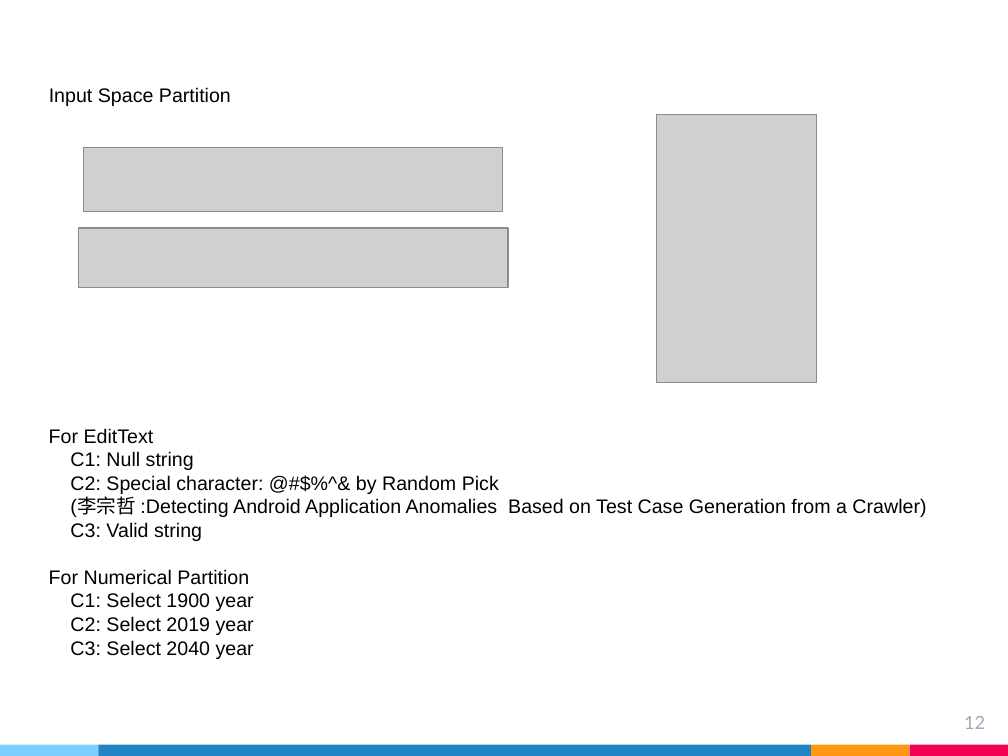
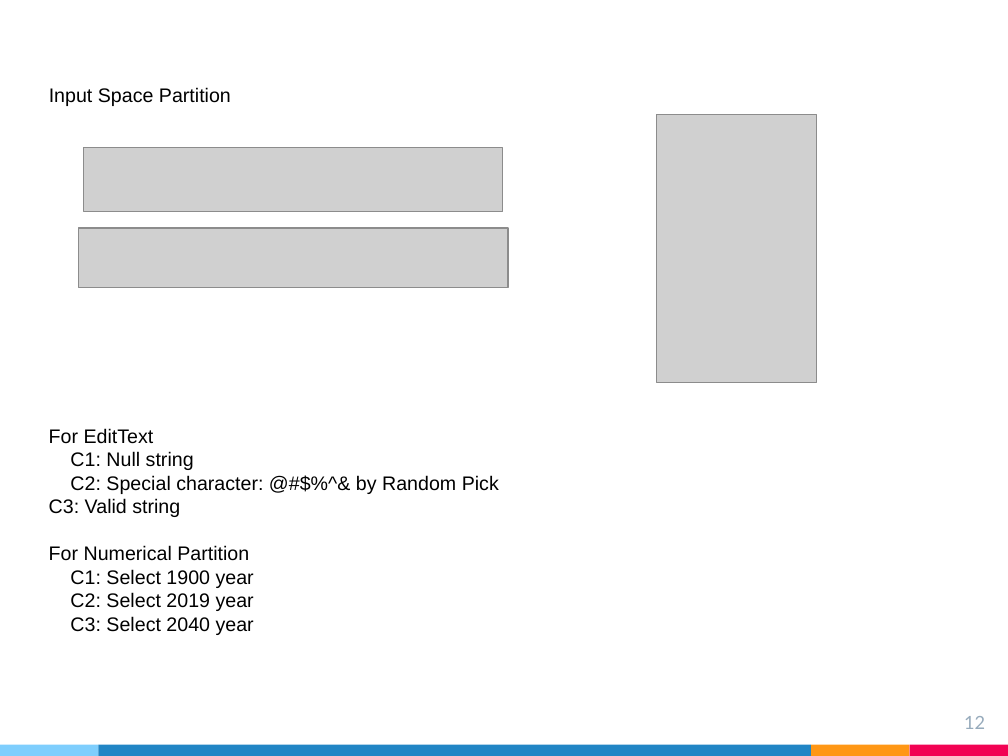
Before and after one commit to likesm0887/STV-Project, a slide deck: slide 12 of Document/軟體測試期末簡報.pptx. Drawn at 1008x756 pixels with LibreOffice and Linux fonts; fonts in the diff are those of the drawing; grey boxes stand for pictures. Boxes give left, top, right and bottom in pixels: in the first picture for what was removed or moved away, otherwise in the second. Text is boxed around its words. In the diff, an @@ line names an element or a change of style, - is before the commit and + after.

```diff
--- a/Document/軟體測試期末簡報.pptx
+++ b/Document/軟體測試期末簡報.pptx
@@ text at [70, 498, 926, 517]: paragraph removed @@
-    (李宗哲 :Detecting Android Application Anomalies Based on Test Case Generation from a Crawler)
```
Also in this commit, not shown: 2 other slides changed, 4 slides added, 2 other files.
